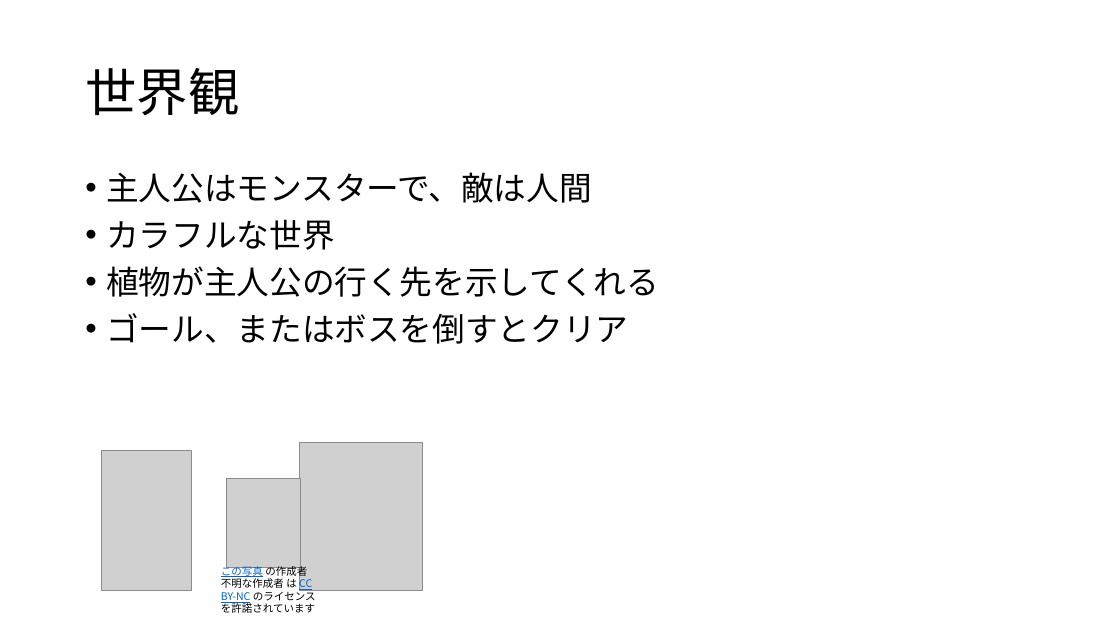
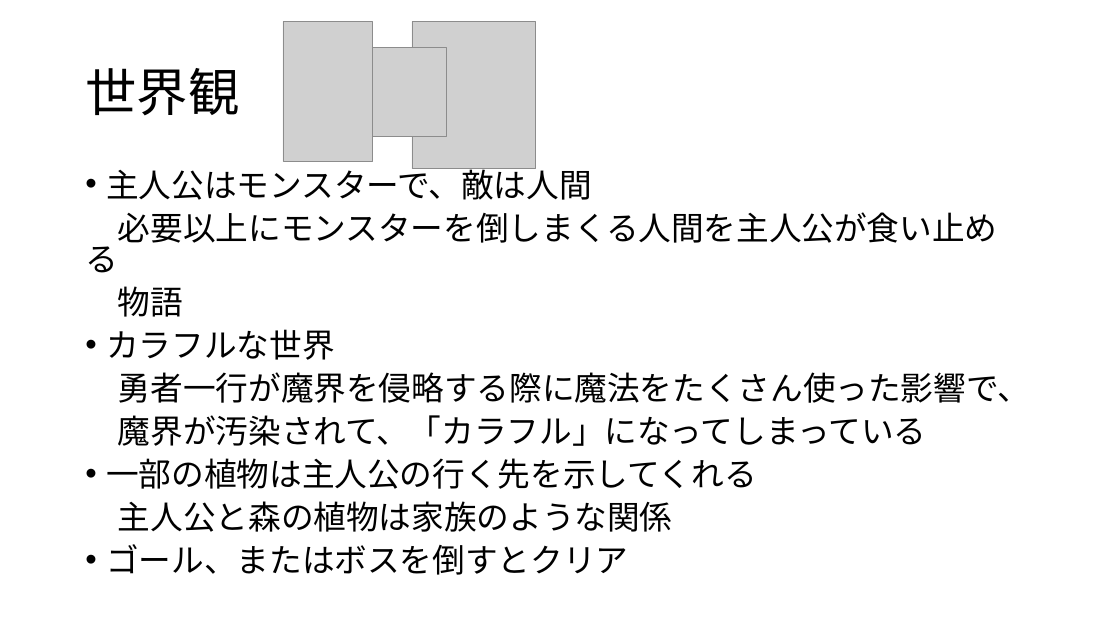
Before and after one commit to 2022Game/15Hirota, a slide deck: slide 2 of 3DLv3_2023_vs2019/Plan/プレゼンテーション1.pptx. Drawn at 1120x630 pixels with LibreOffice and Linux fonts; fonts in the diff are those of the drawing; grey boxes stand for pictures. Boxes give left, top, right and bottom in pixels: in the first picture for what was removed or moved away, otherwise in the second. Text is boxed around its words. In the diff, an @@ line names an element or a change of style, - is before the commit and + after.

```diff
--- a/3DLv3_2023_vs2019/Plan/プレゼンテーション1.pptx
+++ b/3DLv3_2023_vs2019/Plan/プレゼンテーション1.pptx
@@ picture: place and size @@
-picture at <box>102,450,192,591</box>
+picture at <box>283,22,373,162</box>
@@ picture: place and size @@
-picture at <box>299,443,423,590</box>
+picture at <box>412,22,535,169</box>
@@ picture: place and size @@
-picture at <box>227,479,301,568</box>
+picture at <box>372,47,446,136</box>
@@ text at <box>106,163,628,575</box>: line spacing 0.9 to 0.8 @@
@@ text at <box>85,212,998,317</box>: paragraphs added @@
+必要以上にモンスターを倒しまくる人間を主人公が食い止める
+物語
@@ text at <box>106,372,1030,532</box>: text changed @@
-• 植物が主人公の行く先を示してくれる
+勇者一行が魔界を侵略する際に魔法をたくさん使った影響で、
+魔界が汚染されて、「カラフル」になってしまっている
+• 一部の植物は主人公の行く先を示してくれる
+主人公と森の植物は家族のような関係
@@ text removed at <box>221,564,316,613</box> @@
-この写真 の作成者 不明な作成者 は CC BY-NC のライセンスを許諾されています
```
Also in this commit, not shown: 2 other slides changed, 3 other files.
